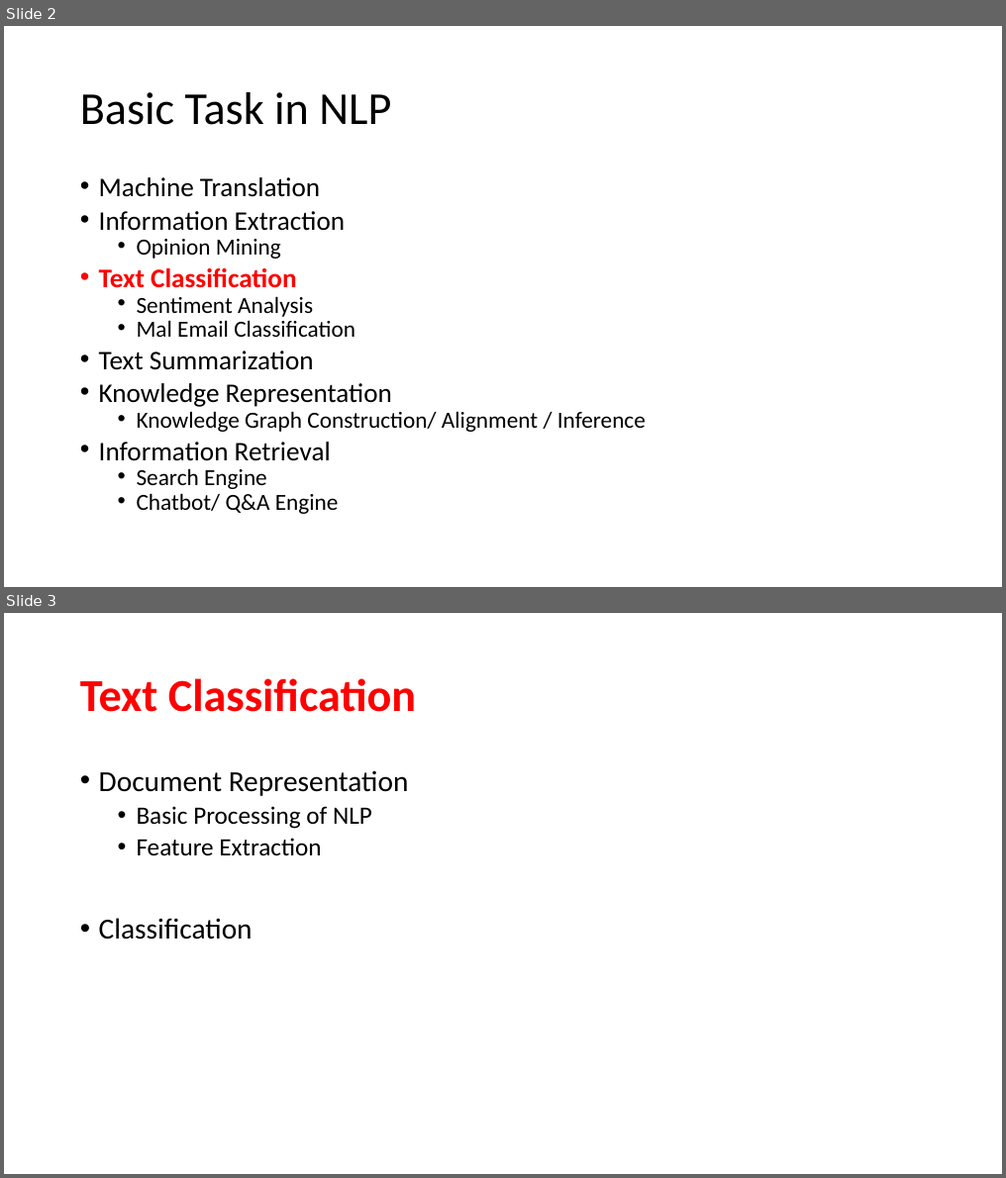
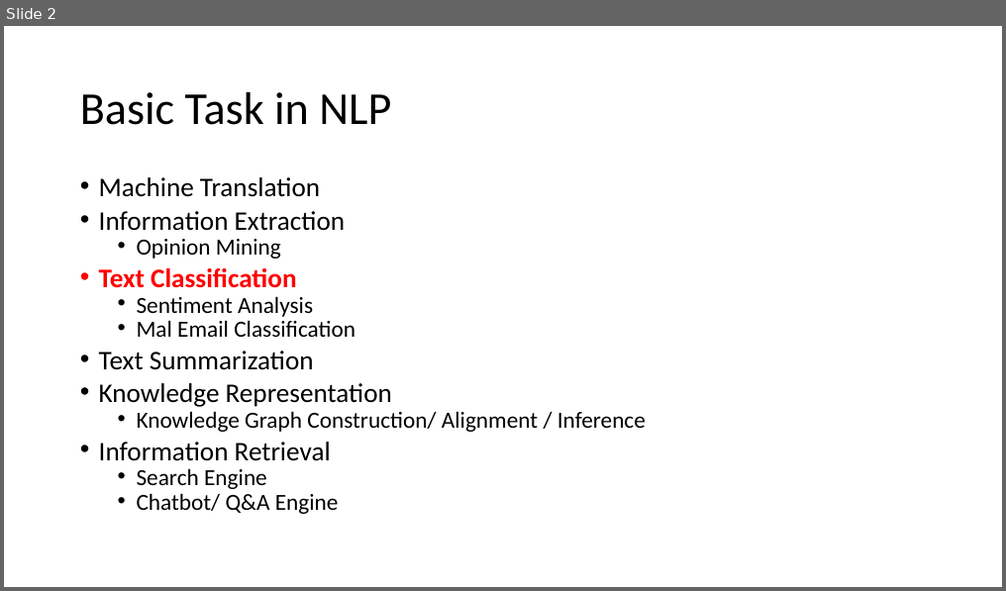
Before and after one commit to jirachikai/nlp-tutorial, a slide deck: slides.pptx. Shown one above the other, each under a label of ours: slides 2 and 3 before the commit, slide 2 after it. The pictures are 1006x1178 and 1006x591 pixels, drawn with LibreOffice and Linux fonts; fonts in the diff are those of the drawing. Boxes give left, top, right and bottom in pixels: in the first picture for what was removed or moved away, otherwise in the second. Text is boxed around its words. In the diff, an @@ line names an element or a change of style, - is before the commit and + after.

```diff
--- a/slides.pptx
+++ b/slides.pptx
@@ slide 3 removed at bbox=[4, 613, 1002, 1174], background #FFFFFF @@
@@ title removed at bbox=[80, 678, 416, 712] @@
-Text Classification
@@ text removed at bbox=[99, 770, 409, 940] @@
-• Document Representation
-  • Basic Processing of NLP
-  • Feature Extraction
-• Classification
```
Also in this commit, not shown: 4 slides changed, 9 slides added, 3 other files.
